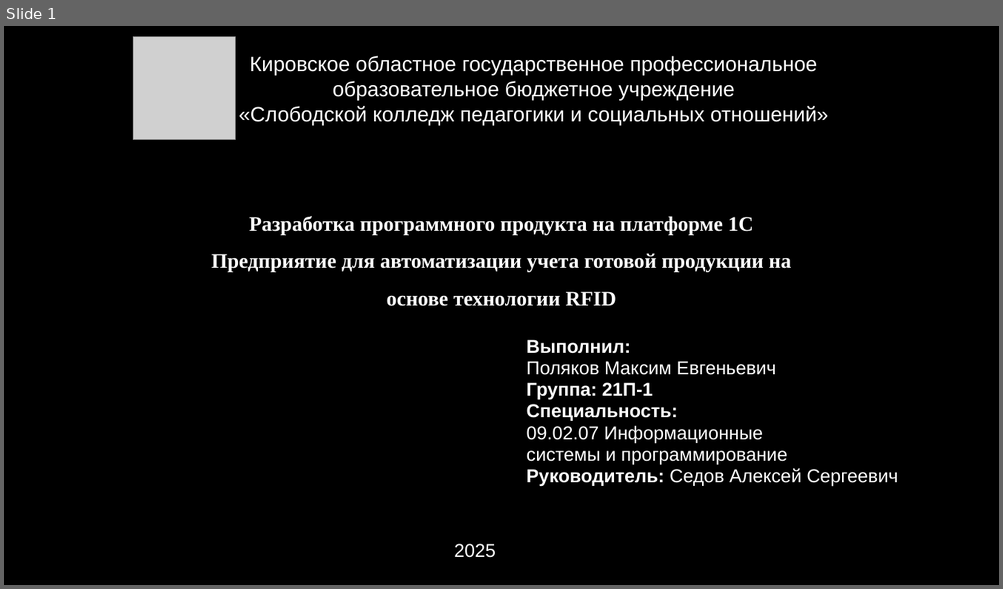
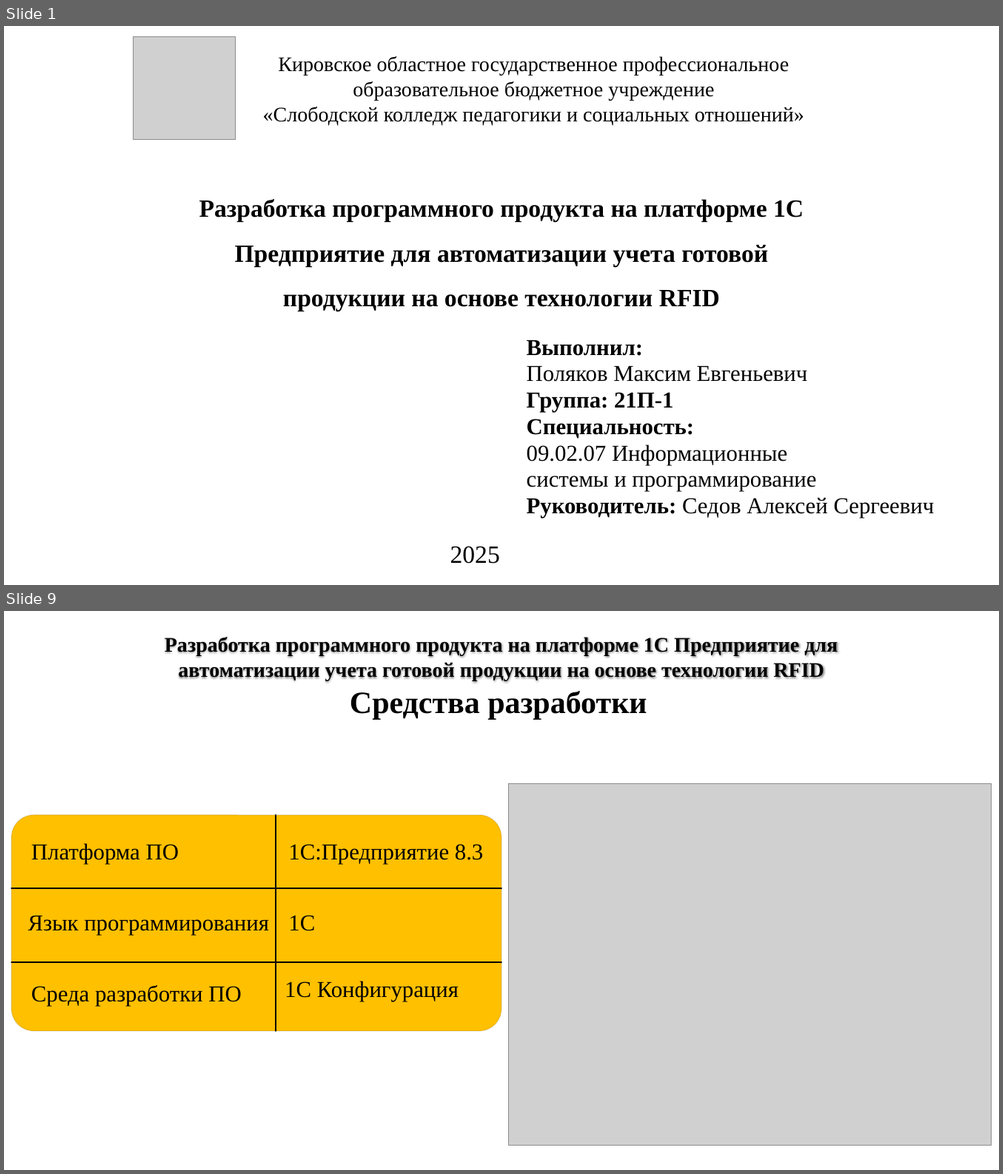
Before and after one commit to MaksimPoliackov/Diplom, a slide deck: Проект диплома.pptx. Shown one above the other, each under a label of ours: slide 1 before the commit, slides 1 and 9 after it; the slides between them are not shown. The pictures are 1003x589 and 1003x1174 pixels, drawn with LibreOffice and Linux fonts; fonts in the diff are those of the drawing; grey boxes stand for pictures; background and template pictures are left out. Boxes give left, top, right and bottom in pixels: in the first picture for what was removed or moved away, otherwise in the second. Text is boxed around its words. In the diff, an @@ line names an element or a change of style, - is before the commit and + after.

```diff
--- a/Проект диплома.pptx
+++ b/Проект диплома.pptx
@@ slide 9 added at (4, 611, 999, 1170), background #FFFFFF @@
@@ title added at (165, 637, 837, 681), 20 pt, text #000000, bold @@
+Разработка программного продукта на платформе 1С Предприятие для автоматизации учета готовой продукции на основе технологии RFID
@@ text added at (350, 691, 646, 719), 30 pt, text #000000, bold @@
+Средства разработки
@@ picture added at (509, 784, 991, 1146) @@
@@ line added from (276, 815) to (276, 1031), #000000 1.25 pt @@
@@ line added from (11, 889) to (502, 889), #000000 1.25 pt @@
@@ line added from (11, 963) to (502, 963), #000000 1.25 pt @@
@@ group added at (11, 815, 502, 1032): 6 texts, 2 rectangles, 1 rounded rectangle @@
+Платформа ПО
+1С:Предприятие 8.3
+Язык программирования
+1С
+Среда разработки ПО
+1С Конфигурация
@@ slide 1 changed as well @@
@@ background picture (left out) to #FFFFFF @@
@@ text "Кировское областное государственное профессиональное образов ..." at (263, 56, 804, 125): font Arial to Times New Roman, text colour #FFFFFF to #000000 @@
@@ text "Разработка программного продукта на платформе ...": place and size @@
-text "Разработка программного продукта на платформе ..." at (211, 216, 791, 306)
+text "Разработка программного продукта на платформе ..." at (199, 199, 803, 312)
@@ text "Разработка программного продукта на платформе ..." at (199, 199, 803, 312): size 20 to 24 pt, text colour #FFFFFF to #000000 @@
@@ text "Выполнил:" at (526, 340, 934, 518): size 18 to 22 pt, font Arial to Times New Roman, text colour #FFFFFF to #000000 @@
@@ text "2025" at (450, 546, 500, 564): size 18 to 24 pt, font Arial to Times New Roman, text colour #FFFFFF to #000000; more space between paragraphs @@
```
Also in this commit, not shown: 4 other slides changed, 5 other slides added, 3 slides removed, 8 other files.
